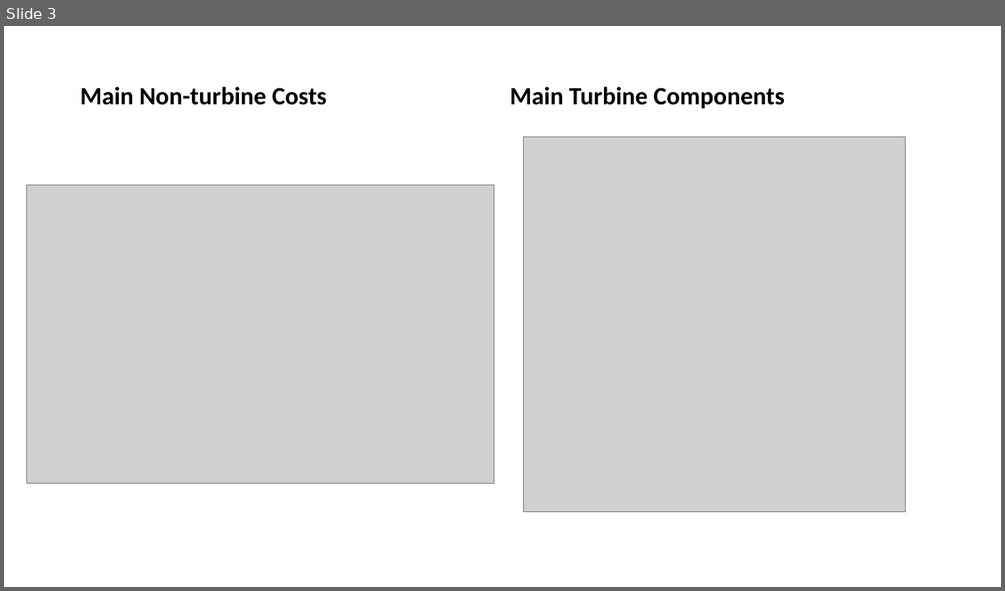
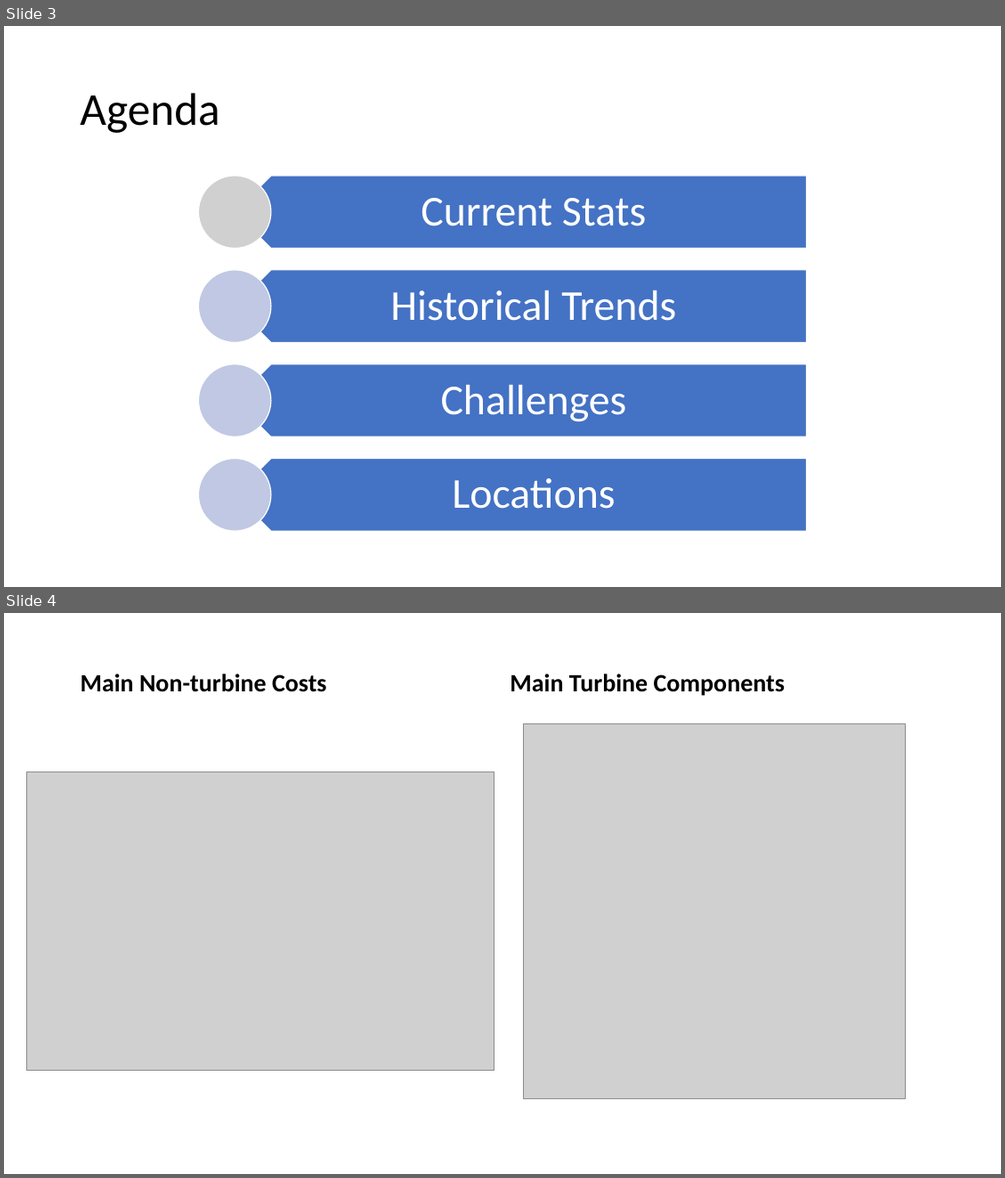
Before and after one commit to Sasterk/WindTurbineProject, a slide deck: Project1 ASU bootcamp.pptx. Shown one above the other, each under a label of ours: slide 3 before the commit, slides 3 and 4 after it. The pictures are 1005x591 and 1005x1178 pixels, drawn with LibreOffice and Linux fonts; fonts in the diff are those of the drawing; grey boxes stand for pictures. Boxes give left, top, right and bottom in pixels: in the first picture for what was removed or moved away, otherwise in the second. Text is boxed around its words. In the diff, an @@ line names an element or a change of style, - is before the commit and + after.

```diff
--- a/Project1 ASU bootcamp.pptx
+++ b/Project1 ASU bootcamp.pptx
@@ slide 3 added at (4, 26, 1001, 587), background #FFFFFF @@
@@ title added at (80, 93, 219, 133), 44 pt, text #000000 @@
+Agenda
@@ group added at (198, 176, 807, 531): 4 pentagon arrows, 4 texts, 3 ellipses, 1 picture @@
+Current Stats
+Historical Trends
+Challenges
+Locations
@@ what was slide 3 is now slide 4 @@
```
Also in this commit, not shown: 3 other slides added, 1 slide removed, 1 other file.
